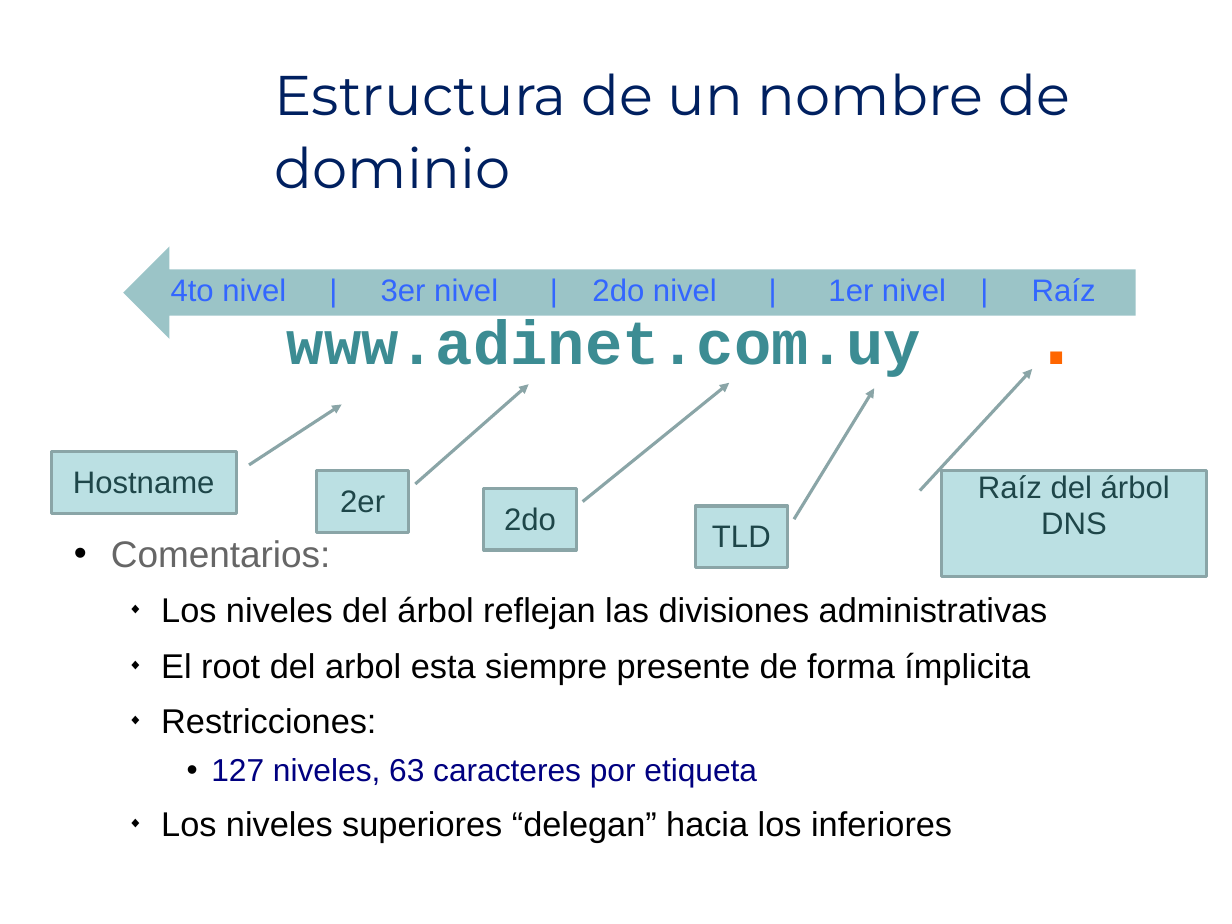
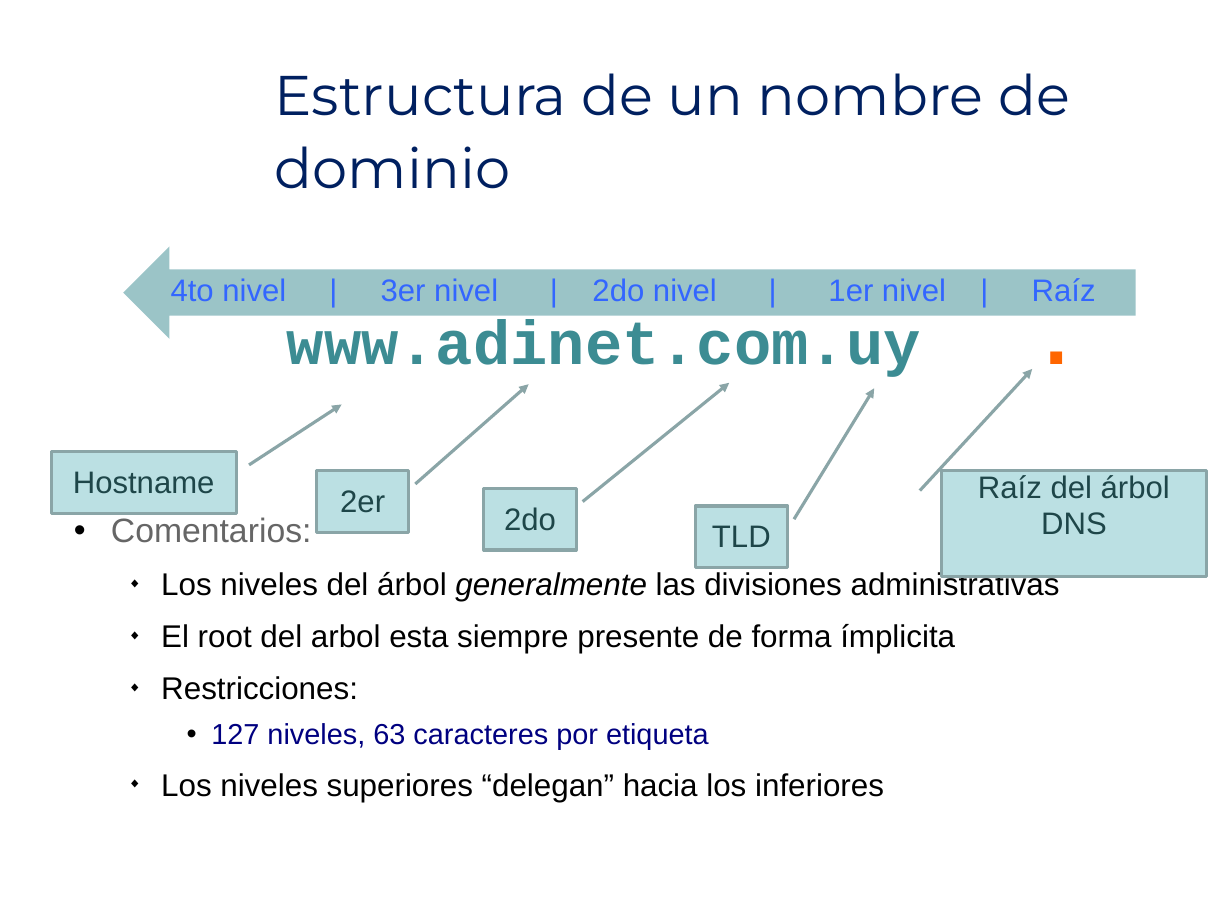
Before and after one commit to LACNIC/dns-handson-workshop, a slide deck: slide 11 of docs/dns-tutorial-lacnic-cap01-00.pptx. Drawn at 1232x924 pixels with LibreOffice and Linux fonts; fonts in the diff are those of the drawing; background and template pictures are left out. Boxes give left, top, right and bottom in pixels: in the first picture for what was removed or moved away, otherwise in the second. Text is boxed around its words. In the diff, an @@ line names an element or a change of style, - is before the commit and + after.

```diff
--- a/docs/dns-tutorial-lacnic-cap01-00.pptx
+++ b/docs/dns-tutorial-lacnic-cap01-00.pptx
@@ text at (x1=111, y1=517, x2=955, y2=802): size 23.8 to 21.7 pt in "Comentarios:"; size 22.1 to 20.1 pt in "El root del arbol esta siempre presente ...", "Restricciones:", "Los niveles superiores “delegan” hacia los inferiores"; size 20.4 to 18.6 pt in "127 niveles, 63 caracteres por etiqueta" @@
@@ text at (x1=161, y1=570, x2=1060, y2=601): text changed; size 22.1 to 20.1 pt @@
-  ◆ Los niveles del árbol reflejan las divisiones administrativas
+  ◆ Los niveles del árbol generalmente las divisiones administrativas
```
Also in this commit, not shown: 2 other slides changed, 2 slides added.
